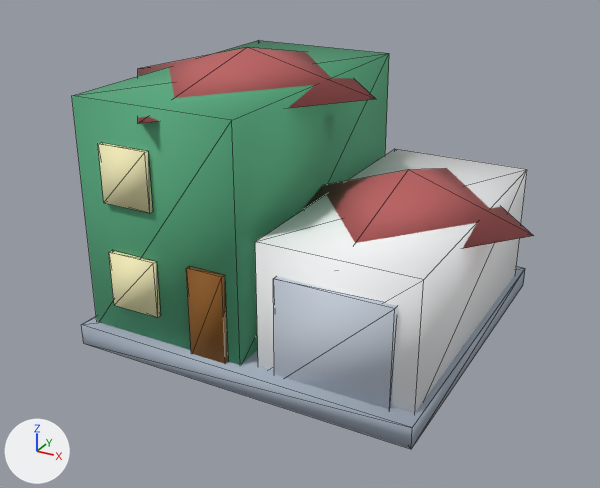
One commit to the glTF model assets/models/split-level-house.glb: the scene before it, then after it.
Before and after are seen from a camera (50 mm lens) standing at (10.04, -19.22, 11.66) and looking at (-0.13, -0.74, 2.42). Every picture has the same lights, and +X, +Y and +Z are marked at lower left. The first picture is the older version. Mesh edges are drawn as thin lines. Where no turn or scale is listed for an object, it has been applied to the vertices.

The first picture shows 'geometry_0'.
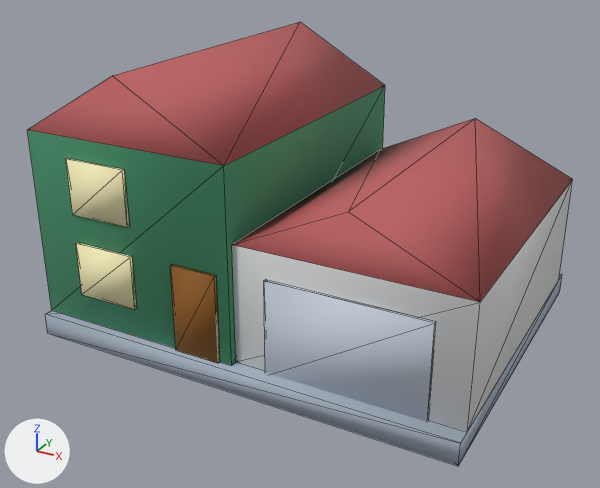
What differs and where, as boxes [x1, y1, x2, y2] in the pictures (600 x 488 px):
'geometry_0', reshaped (18% wider, 9% taller)
    before: [72, 40, 533, 449]
    after: [27, 22, 573, 466]
part 1 of me_geometry_0, added
    after: [45, 274, 562, 466]
part 2 of me_geometry_0, added
    after: [264, 280, 436, 422]
part 3 of me_geometry_0, added (brown)
    after: [170, 265, 220, 363]
part 4 of me_geometry_0, added (beige)
    after: [76, 242, 137, 310]
part 5 of me_geometry_0, added (beige)
    after: [66, 158, 129, 228]
part 6 of me_geometry_0, rebuilt (13% wider)
    before: [72, 40, 389, 365]
    after: [27, 22, 385, 366]
part 7 of me_geometry_0, rebuilt (25% wider, 19% taller)
    before: [255, 149, 527, 413]
    after: [232, 118, 573, 432]
part 8 of me_geometry_0, deleted
    before: [98, 47, 533, 409]
part 9 of me_geometry_0, deleted
    before: [81, 266, 525, 449]

The change, as a diff of the scene's bpy script:
```diff
--- a/assets/models/split-level-house.glb.py
+++ b/assets/models/split-level-house.glb.py
@@ me_geometry_0 @@
 # used by ob_geometry_0; location = (0.0, 0.0, 0.0)
-me_geometry_0.from_pydata(...)  # 68 vertices, 100 faces; spans x -6.0..6.0, y -4.75..4.75, z 0.0..7.5
+me_geometry_0.from_pydata(...)  # 60 vertices, 100 faces; spans x -6.0..6.0, y -4.75..4.75, z 0.0..7.5
+# me_geometry_0 part 1: a new loose piece, a box spanning x -6.0..6.0, y -4.75..4.75, z 0.0..0.6, in mat_sww_flat_vertex
+# me_geometry_0 part 2: a new loose piece, a box spanning x 0.9..5.1, y -4.37..-4.27, z 0.5..3.1, in mat_sww_flat_vertex
+# me_geometry_0 part 3: a new loose piece, a box spanning x -1.65..-0.35, y -4.57..-4.47, z 0.6..3.0, in mat_sww_flat_vertex
+# me_geometry_0 part 4: a new loose piece, a box spanning x -4.7..-2.9, y -4.57..-4.47, z 1.45..2.95, in mat_sww_flat_vertex
+# me_geometry_0 part 5: a new loose piece, a box spanning x -4.7..-2.9, y -4.57..-4.47, z 3.75..5.25, in mat_sww_flat_vertex
+# me_geometry_0 part 6: the loose piece of 8 vertices spanning x -4.48..0.16, y -4.35..4.35, z 0.48..6.83 is rebuilt with 10 vertices and now spans x -6.0..0.0, y -4.5..4.5, z 0.6..7.5
+# me_geometry_0 part 7: the loose piece of 8 vertices spanning x 0.56..4.72, y -4.16..4.16, z 0.29..3.94 is rebuilt with 10 vertices and now spans x 0.0..6.0, y -4.3..4.3, z 0.6..5.2
+# me_geometry_0 part 8: 6 loose pieces with 44 vertices, spanning x -6.0..6.0, y -4.75..4.75, z 0.29..7.5, are deleted
+# me_geometry_0 part 9
+# 8 vertices are removed from x -4.72..4.88, y -4.7..4.7, z 0.0..0.58
+# 12 faces are deleted
 me_geometry_0.materials.append(mat_sww_flat_vertex)
```
